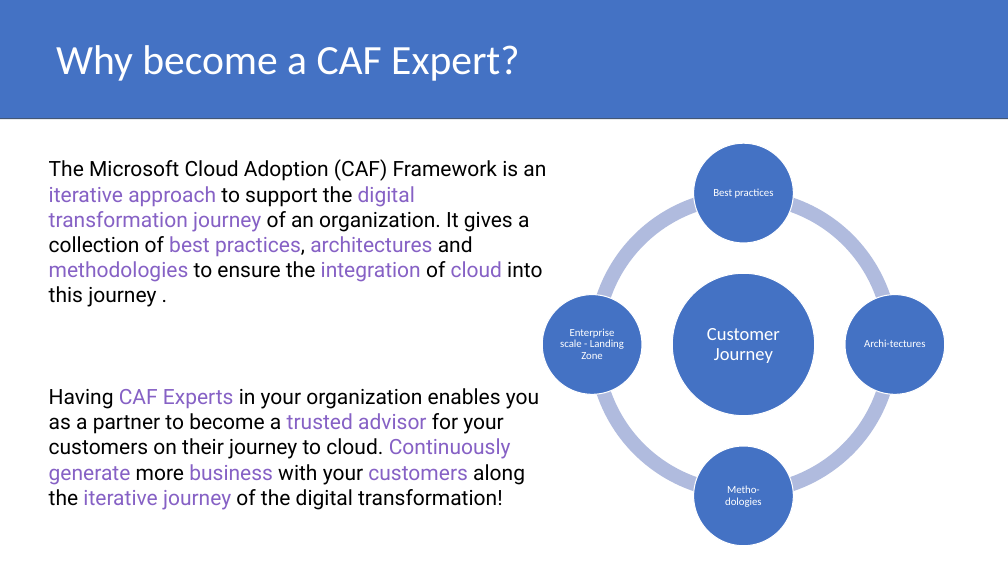
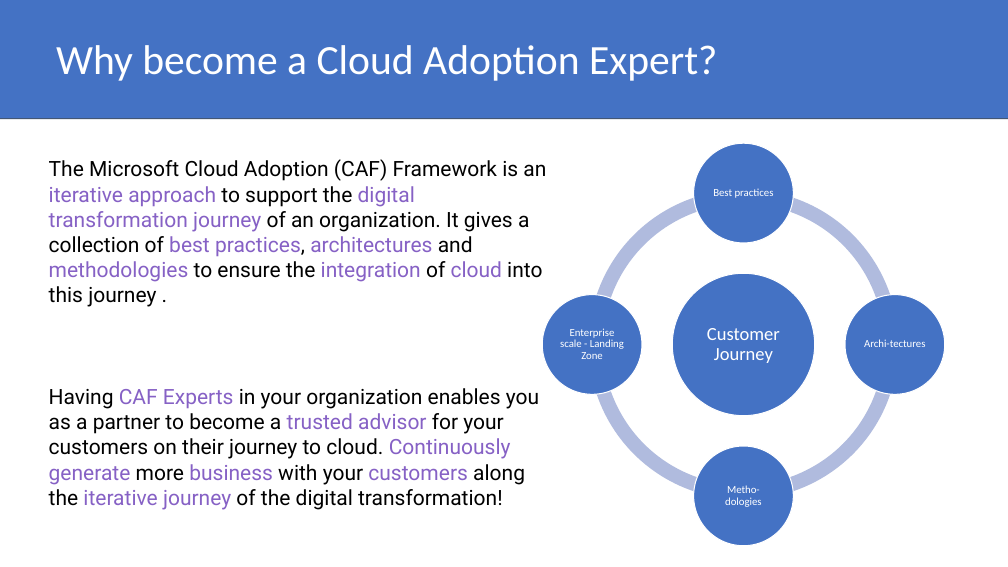
Before and after one commit to vrhovnik/CAF-Expert-Learning-Path, a slide deck: slide 7 of 01-CAF 101/00-CAF 101-Agenda.pptx (slide 9 before the commit). Drawn at 1008x567 pixels with LibreOffice and Linux fonts; fonts in the diff are those of the drawing. Boxes give left, top, right and bottom in pixels: in the first picture for what was removed or moved away, otherwise in the second. Text is boxed around its words. In the diff, an @@ line names an element or a change of style, - is before the commit and + after.

```diff
--- a/01-CAF 101/00-CAF 101-Agenda.pptx
+++ b/01-CAF 101/00-CAF 101-Agenda.pptx
@@ title at <box>56,45,717,81</box>: text changed @@
-Why become a CAF Expert?
+Why become a Cloud Adoption Expert?
```
Also in this commit, not shown: 2 other slides changed, 2 slides removed, 2 other files.
